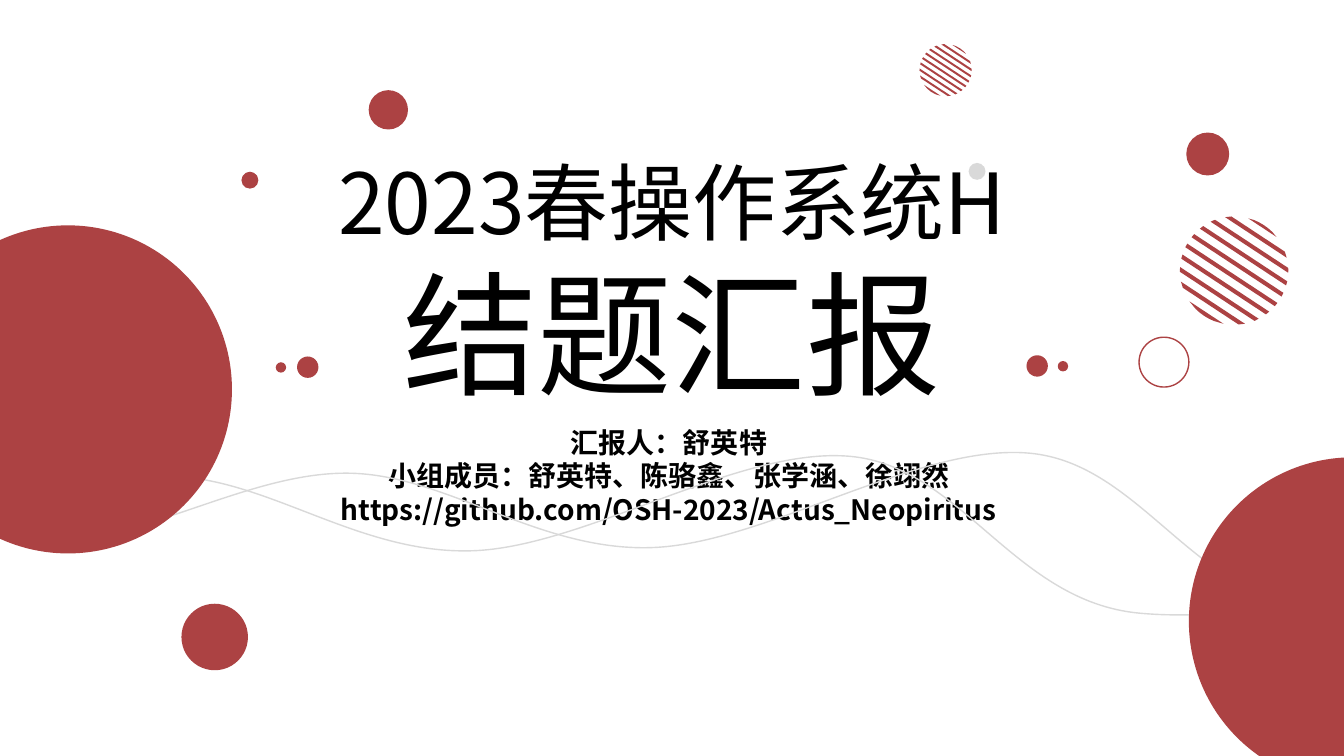
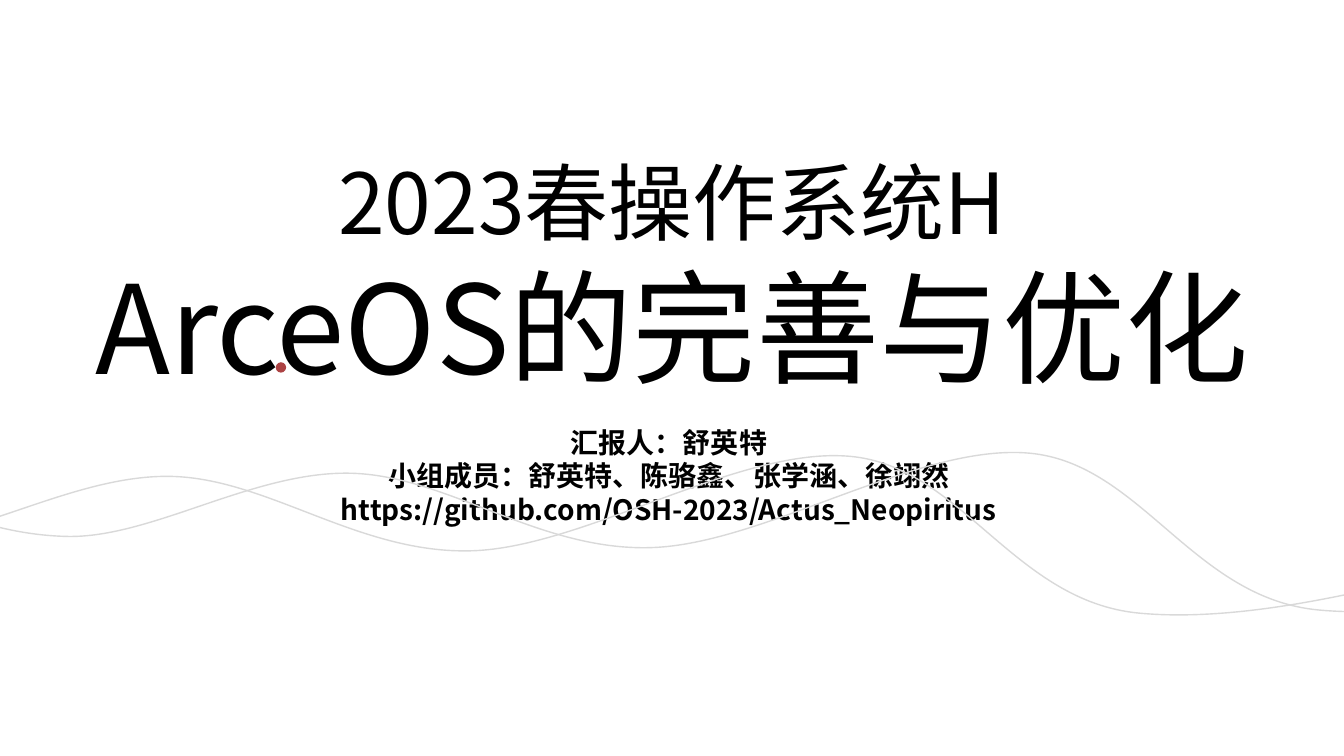
Before and after one commit to OSH-2023/Actus_Neopiritus, a slide deck: slide 1 of researches/结题汇报.pptx. Drawn at 1344x756 pixels with LibreOffice and Linux fonts; fonts in the diff are those of the drawing. Boxes give left, top, right and bottom in pixels: in the first picture for what was removed or moved away, otherwise in the second. Text is boxed around its words. In the diff, an @@ line names an element or a change of style, - is before the commit and + after.

```diff
--- a/researches/结题汇报.pptx
+++ b/researches/结题汇报.pptx
@@ freeform shape removed at (909,34,982,107) @@
@@ ellipse removed at (369,90,408,129) @@
@@ ellipse removed at (1187,133,1230,176) @@
@@ text at (96,163,1249,384): text changed; size 60 to 88 pt @@
-2023春操作系统H
-结题汇报
+2023春操作系统H
+ArceOS的完善与优化
@@ ellipse removed at (242,171,259,189) @@
@@ ellipse removed at (969,163,986,180) @@
@@ freeform shape removed at (1160,196,1310,346) @@
@@ ellipse removed at (0,226,233,555) @@
@@ ellipse removed at (297,357,319,378) @@
@@ ellipse removed at (1026,355,1048,376) @@
@@ ellipse removed at (1139,338,1189,387) @@
@@ ellipse removed at (1058,361,1068,371) @@
@@ ellipse removed at (1189,458,1344,756) @@
@@ ellipse removed at (181,604,248,670) @@
```
Also in this commit, not shown: 2 other slides changed, 6 slides added, 2 slides removed, 2 other files.
